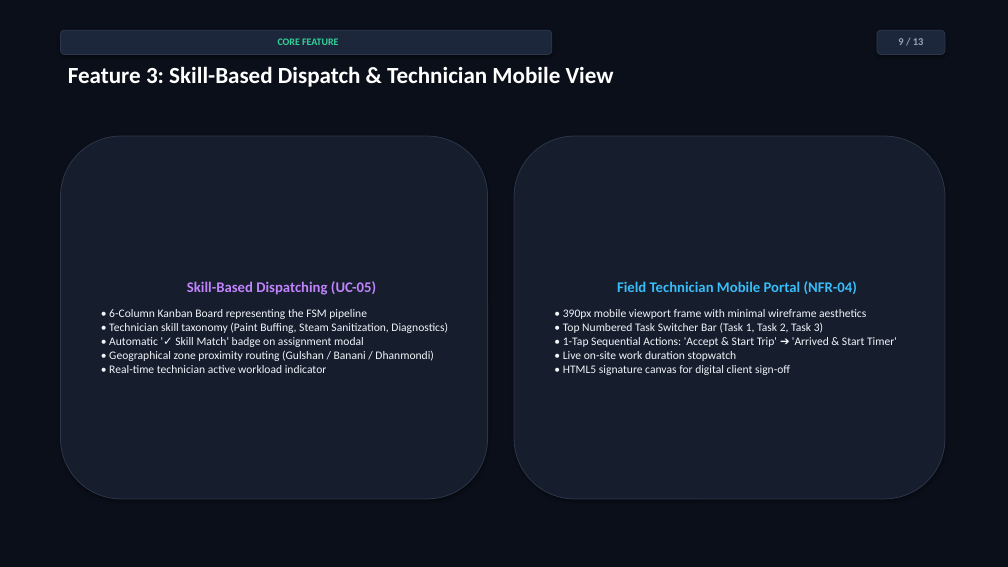
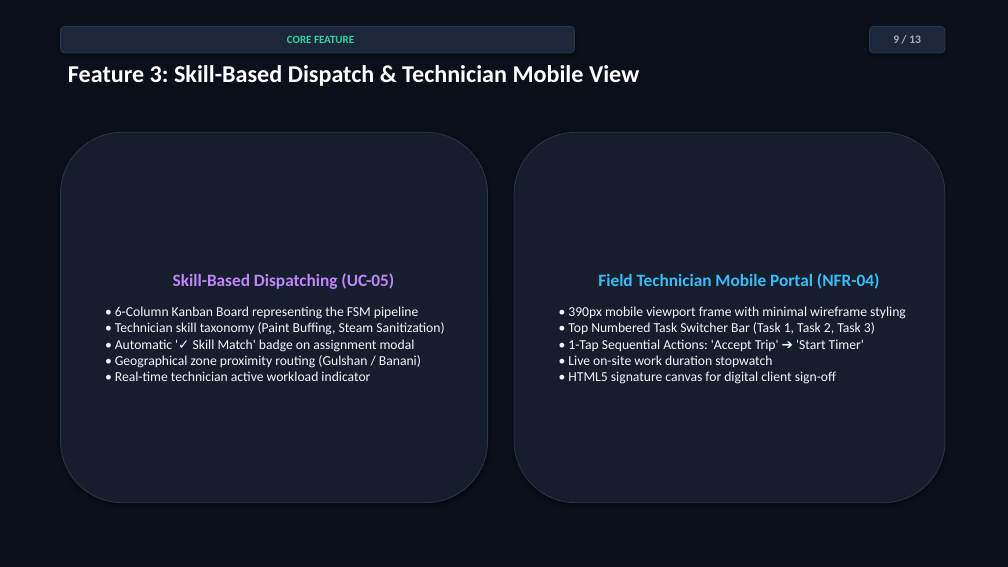
Before and after one commit to WarRinOP/operations-scheduling-platform, a slide deck: slide 9 of docs/presentation_slides.pptx. Drawn at 1008x567 pixels with LibreOffice and Linux fonts; fonts in the diff are those of the drawing. Boxes give left, top, right and bottom in pixels: in the first picture for what was removed or moved away, otherwise in the second. Text is boxed around its words. In the diff, an @@ line names an element or a change of style, - is before the commit and + after.

```diff
--- a/docs/presentation_slides.pptx
+++ b/docs/presentation_slides.pptx
@@ rounded rectangle "CORE FEATURE": place and size @@
-rounded rectangle "CORE FEATURE" at bbox=[60, 30, 552, 54]
+rounded rectangle "CORE FEATURE" at bbox=[60, 26, 575, 53]
@@ rounded rectangle "CORE FEATURE" at bbox=[60, 26, 575, 53]: size 9.5 to 10.5 pt @@
@@ rounded rectangle "9 / 13": place and size @@
-rounded rectangle "9 / 13" at bbox=[877, 30, 945, 54]
+rounded rectangle "9 / 13" at bbox=[870, 26, 945, 53]
@@ rounded rectangle "9 / 13" at bbox=[870, 26, 945, 53]: size 10 to 11 pt, text colour #94A3B8 to #A0AFC3 @@
@@ text "Feature 3: Skill-Based Dispatch & ..." at bbox=[68, 65, 639, 86]: size 22 to 23 pt @@
@@ rounded rectangle "Skill-Based Dispatching (UC-05)": place and size @@
-rounded rectangle "Skill-Based Dispatching (UC-05)" at bbox=[60, 136, 488, 499]
+rounded rectangle "Skill-Based Dispatching (UC-05)" at bbox=[60, 132, 488, 503]
@@ rounded rectangle "Field Technician Mobile Portal (NFR-04)": place and size @@
-rounded rectangle "Field Technician Mobile Portal (NFR-04)" at bbox=[514, 136, 945, 499]
+rounded rectangle "Field Technician Mobile Portal (NFR-04)" at bbox=[514, 132, 945, 503]
@@ text in rounded rectangle at bbox=[173, 273, 394, 289]: size 14 to 16.5 pt in "Skill-Based Dispatching (UC-05)" @@
@@ text in rounded rectangle at bbox=[598, 273, 880, 289]: size 14 to 16.5 pt in "Field Technician Mobile Portal (NFR-04)" @@
@@ text in rounded rectangle at bbox=[115, 306, 444, 381]: text changed; size 11 to 13 pt @@
-• 6-Column Kanban Board representing the FSM pipeline
-• Technician skill taxonomy (Paint Buffing, Steam Sanitization, Diagnostics)
-• Automatic '✓ Skill Match' badge on assignment modal
-• Geographical zone proximity routing (Gulshan / Banani / Dhanmondi)
-• Real-time technician active workload indicator
+• 6-Column Kanban Board representing the FSM pipeline
+• Technician skill taxonomy (Paint Buffing, Steam Sanitization)
+• Automatic '✓ Skill Match' badge on assignment modal
+• Geographical zone proximity routing (Gulshan / Banani)
+• Real-time technician active workload indicator
@@ text in rounded rectangle at bbox=[568, 306, 906, 384]: text changed; size 11 to 13 pt @@
-• 390px mobile viewport frame with minimal wireframe aesthetics
-• Top Numbered Task Switcher Bar (Task 1, Task 2, Task 3)
-• 1-Tap Sequential Actions: 'Accept & Start Trip' ➔ 'Arrived & Start Timer'
-• Live on-site work duration stopwatch
-• HTML5 signature canvas for digital client sign-off
+• 390px mobile viewport frame with minimal wireframe styling
+• Top Numbered Task Switcher Bar (Task 1, Task 2, Task 3)
+• 1-Tap Sequential Actions: 'Accept Trip' ➔ 'Start Timer'
+• Live on-site work duration stopwatch
+• HTML5 signature canvas for digital client sign-off
```
Also in this commit, not shown: 12 other slides changed, 1 other file.
